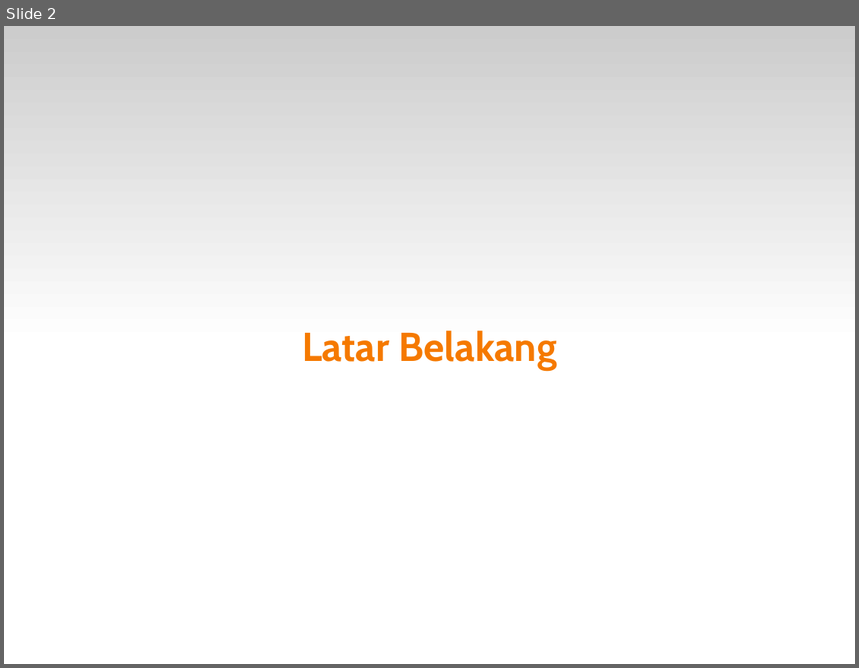
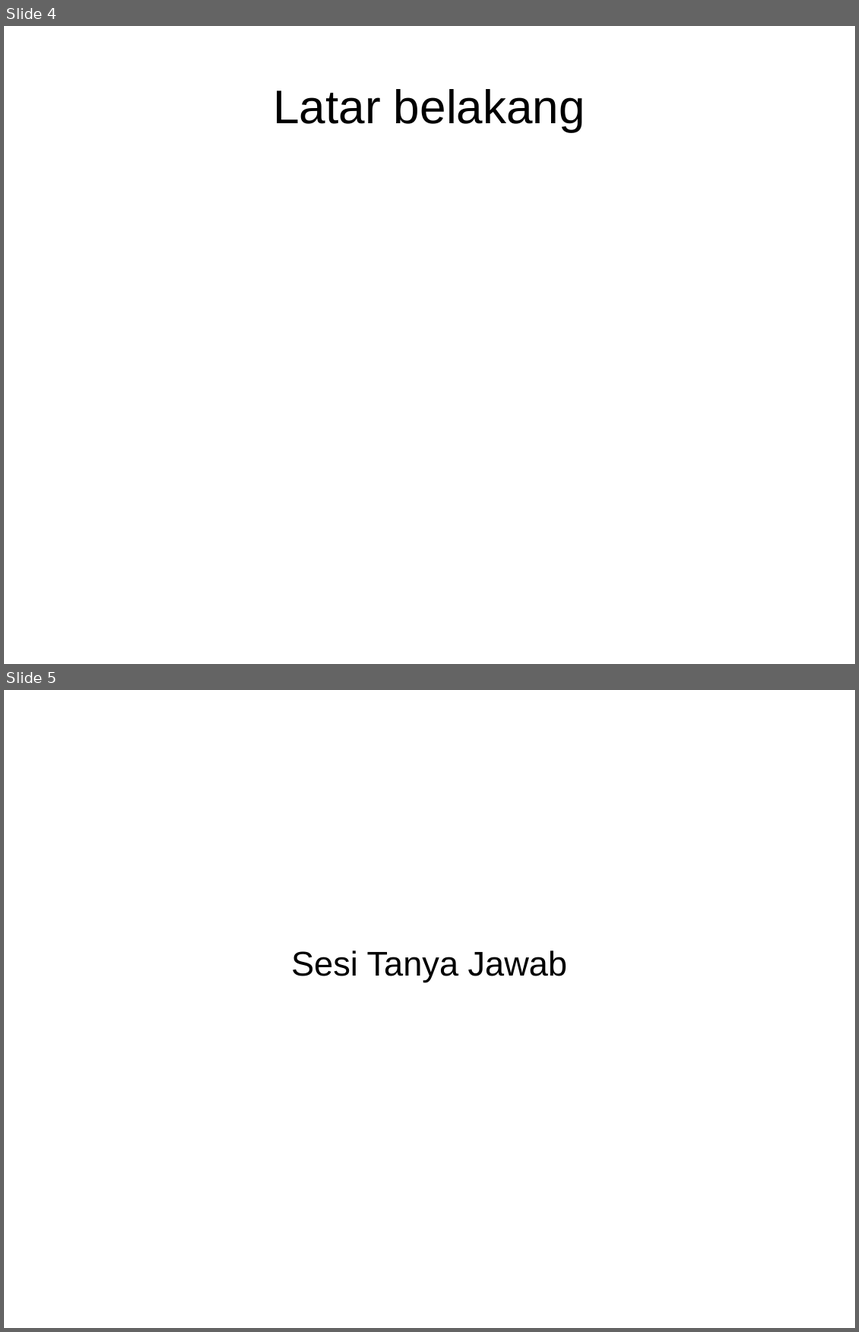
Before and after one commit to muhammadghazali/ghanoz-json-skripsi, a slide deck: slide-presentasi/presentasi-tugas-akhir.odp. Shown one above the other, each under a label of ours: slide 2 before the commit, slides 4 and 5 after it. The pictures are 859x668 and 859x1332 pixels, drawn with LibreOffice and Linux fonts; fonts in the diff are those of the drawing. Boxes give left, top, right and bottom in pixels: in the first picture for what was removed or moved away, otherwise in the second. Text is boxed around its words. In the diff, an @@ line names an element or a change of style, - is before the commit and + after.

```diff
--- a/slide-presentasi/presentasi-tugas-akhir.odp
+++ b/slide-presentasi/presentasi-tugas-akhir.odp
@@ slide 5 added at box(4, 690, 855, 1328), background #FFFFFF @@
@@ subtitle added at box(291, 951, 568, 983), 32 pt, text #000000 @@
+Sesi Tanya Jawab
@@ what was slide 2 is now slide 4 @@
@@ slide 4 changed as well @@
@@ rectangle removed at box(4, 26, 855, 345) @@
@@ title at box(273, 89, 585, 132): text changed; size 37.6 to 44 pt; font Cabin to Arial; text colour #F57900 to #000000; bold off @@
-Latar Belakang
+Latar belakang
```
Also in this commit, not shown: 4 other slides added, 2 slides removed, 2 other files.
